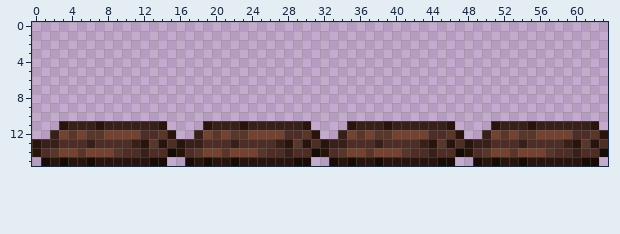
Two versions of one pixel-art sprite, content/Entities/Resources/Misc/resource.leather.png. That is the earlier state.
The file is 64x16 pixels.
And afterwards:
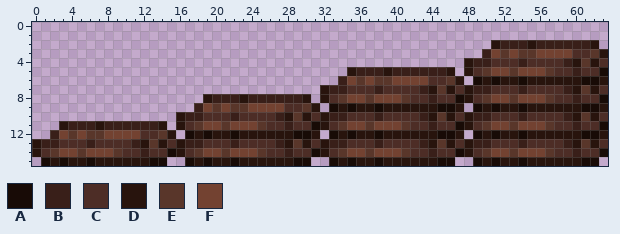
Palette (. is transparent): A #180b06  B #391f19  C #4d2d26  D #28140d  E #59362a  F #734231
The commit says: Added Leather to Market (placeholder sprite)
What changed:
y 2: x 51..62 ............ -> DBBBDBBBBBBD
y 3: x 50..63 .............. -> BFEFEEFFFFCCED
y 4: x 48..63 ................ -> DBBCCCBCCCCBDEDC
y 5: x 35..46 ............ -> DBBBDBBBBBBD; x 48..63 ................ -> DCEFFEFFFECCBCCA
y 6: x 34..47 .............. -> BFEFEEFFFFCCED; x 49..63 ............... -> ADADDADDDDDDAAD
y 7: x 32..63 ................................ -> DBBCCCBCCCCBDEDCDBBCCCBCCCCBDEDC
y 8: x 19..30 ............ -> DBBBDBBBBBBD; x 32..63 ................................ -> DCEFFEFFFECCBCCADCEFFEFFFECCBCCA
y 9: x 18..31 .............. -> BFEFEEFFFFCCED; x 33..47 ............... -> ADADDADDDDDDAAD; x 49..63 ............... -> ADADDADDDDDDAAD
y 10: x 16..63 ................................................ -> DBBCCCBCCCCBDEDCDBBCCCBCCCCBDEDCDBBCCCBCCCCBDEDC
y 11: x 16..27 ...DBBBDBBBB -> DCEFFEFFFECC; x 29..43 BD....DBBBDBBBB -> CCADCEFFEFFFECC; x 45..59 BD....DBBBDBBBB -> CCADCEFFEFFFECC; x 61..63 BD. -> CCA
y 12: x 17..30 .BFEFEEFFFFCCE -> ADADDADDDDDDAA; x 33..46 .BFEFEEFFFFCCE -> ADADDADDDDDDAA; x 49..62 .BFEFEEFFFFCCE -> ADADDADDDDDDAA
Changed places in both pictures, as pixel boxes (x1, y1, x2, y2):
changed: (176, 40, 608, 139)
